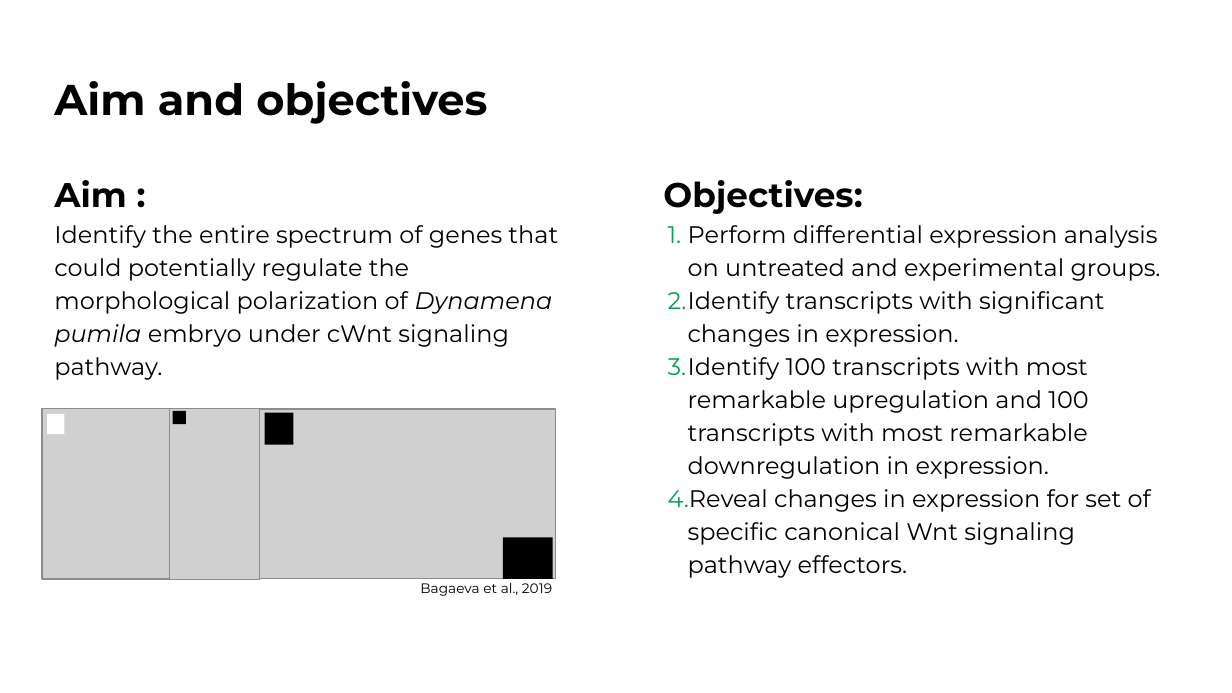
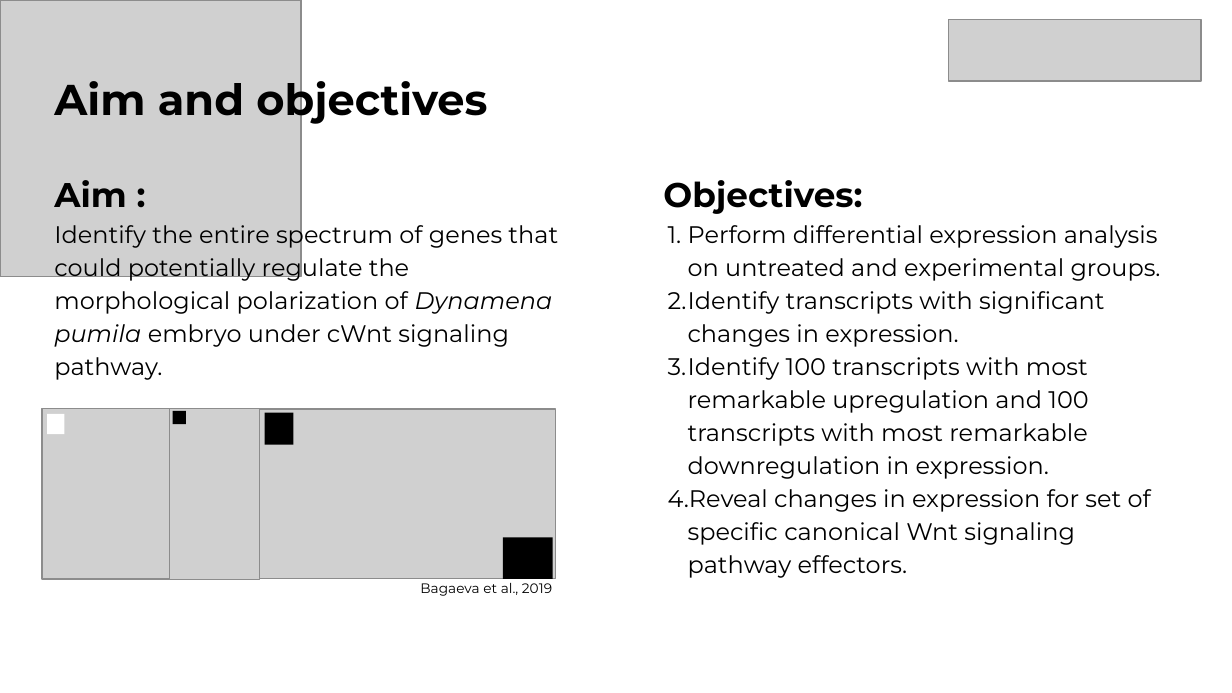
Before and after one commit to angrygeese/DynamenaProject_BI2023-24, a slide deck: slide 2 of data_folder/processed_data/presentation/Отчётная презентация 25 мая 2024 BIOINF Education.pptx. Drawn at 1232x693 pixels with LibreOffice and Linux fonts; fonts in the diff are those of the drawing; grey boxes stand for pictures. Boxes give left, top, right and bottom in pixels: in the first picture for what was removed or moved away, otherwise in the second. Text is boxed around its words. In the diff, an @@ line names an element or a change of style, - is before the commit and + after.

```diff
--- a/data_folder/processed_data/presentation/Отчётная презентация 25 мая 2024 BIOINF Education.pptx
+++ b/data_folder/processed_data/presentation/Отчётная презентация 25 мая 2024 BIOINF Education.pptx
@@ picture added at box(0, 0, 301, 276) @@
@@ picture added at box(949, 20, 1201, 81) @@
@@ text at box(668, 225, 1161, 578): bullet colour #0A9C55 to #000000 @@
```
Also in this commit, not shown: 3 other slides changed, 2 slides added, 16 other files.
